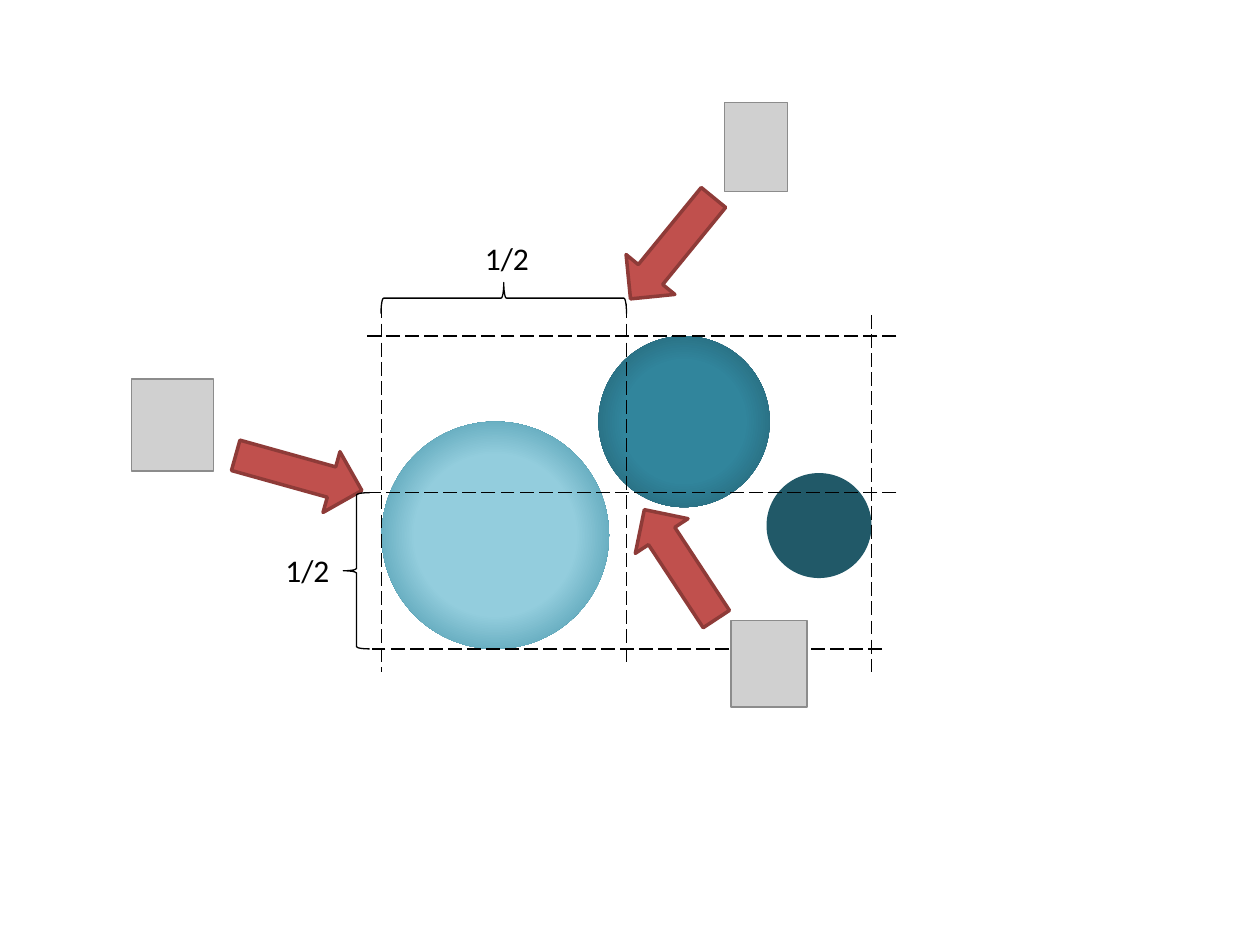
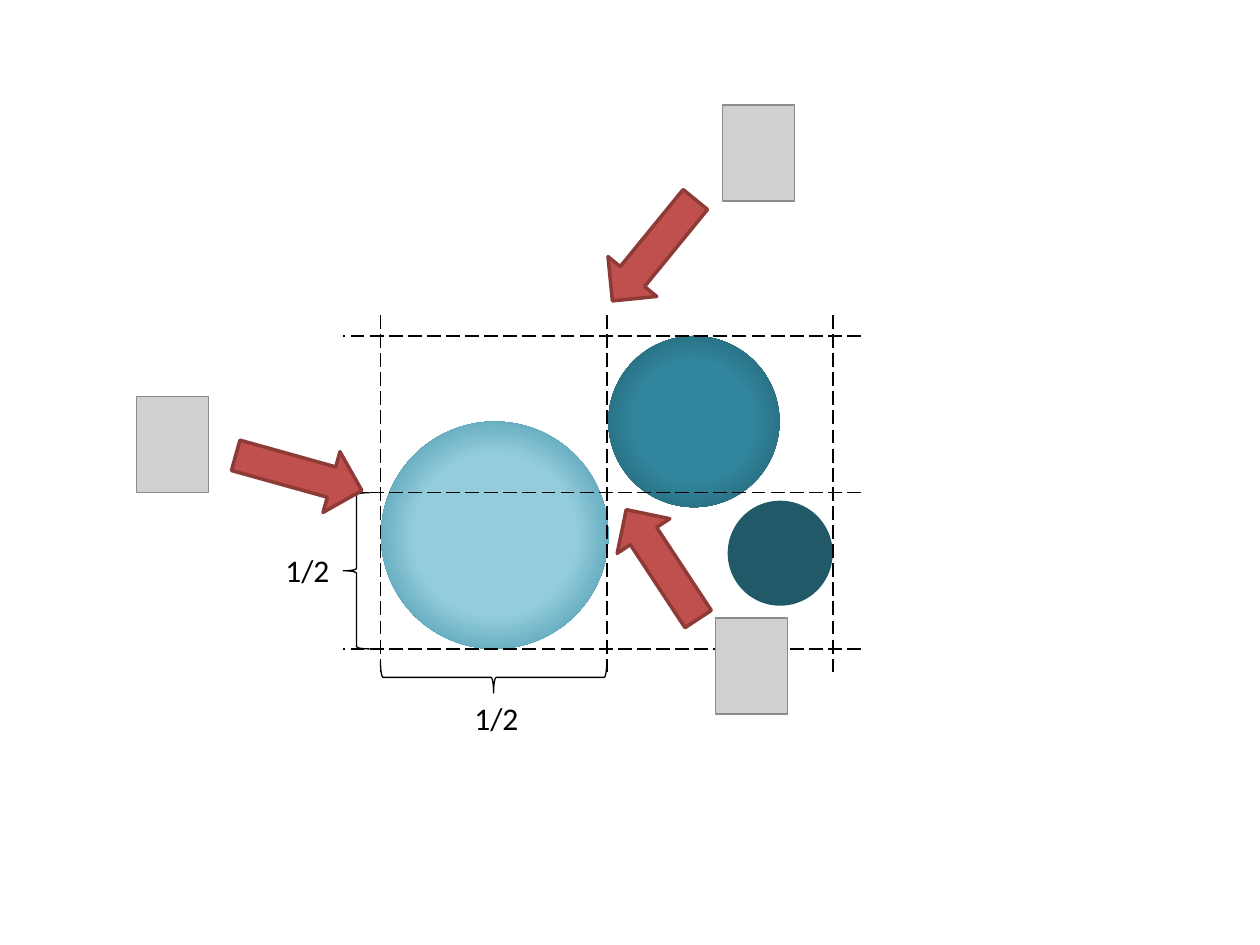
Before and after one commit to PowerPointLabs/PowerPointLabs, a slide deck: slide 10 of doc/Examples-PositionsLab.pptx (slide 3 before the commit). Drawn at 1260x945 pixels with LibreOffice and Linux fonts; fonts in the diff are those of the drawing; grey boxes stand for pictures. Boxes give left, top, right and bottom in pixels: in the first picture for what was removed or moved away, otherwise in the second. Text is boxed around its words. In the diff, an @@ line names an element or a change of style, - is before the commit and + after.

```diff
--- a/doc/Examples-PositionsLab.pptx
+++ b/doc/Examples-PositionsLab.pptx
@@ picture: place and size @@
-picture at (724, 102, 788, 192)
+picture at (723, 105, 795, 200)
@@ right arrow: place and size @@
-right arrow at (606, 178, 737, 319)
+right arrow at (588, 180, 720, 321)
@@ line moved from (382, 305) - (382, 672) to (381, 315) - (381, 672) @@
@@ line moved from (626, 305) - (626, 662) to (607, 315) - (607, 672) @@
@@ line moved from (872, 315) - (872, 672) to (833, 315) - (833, 672) @@
@@ line moved from (896, 336) - (368, 336) to (861, 336) - (343, 336) @@
@@ ellipse: place and size @@
-ellipse at (598, 336, 770, 508)
+ellipse at (609, 336, 780, 508)
@@ picture: place and size @@
-picture at (132, 379, 214, 471)
+picture at (136, 397, 208, 493)
@@ line moved from (896, 493) - (321, 493) to (861, 493) - (343, 493) @@
@@ right arrow: place and size @@
-right arrow at (618, 492, 743, 637)
+right arrow at (600, 492, 725, 637)
@@ ellipse: place and size @@
-ellipse at (766, 472, 871, 577)
+ellipse at (728, 500, 833, 605)
@@ picture: place and size @@
-picture at (731, 621, 806, 708)
+picture at (716, 617, 788, 713)
@@ line moved from (882, 649) - (368, 649) to (861, 649) - (343, 649) @@
@@ right brace at (380, 662, 607, 694): mirrored; rotation 270 to 90 degrees @@
@@ text "1/2": place and size @@
-text "1/2" at (485, 248, 529, 272)
+text "1/2" at (474, 708, 518, 732)
```
Also in this commit, not shown: 17 other slides changed, 6 slides added, 10 other files.
